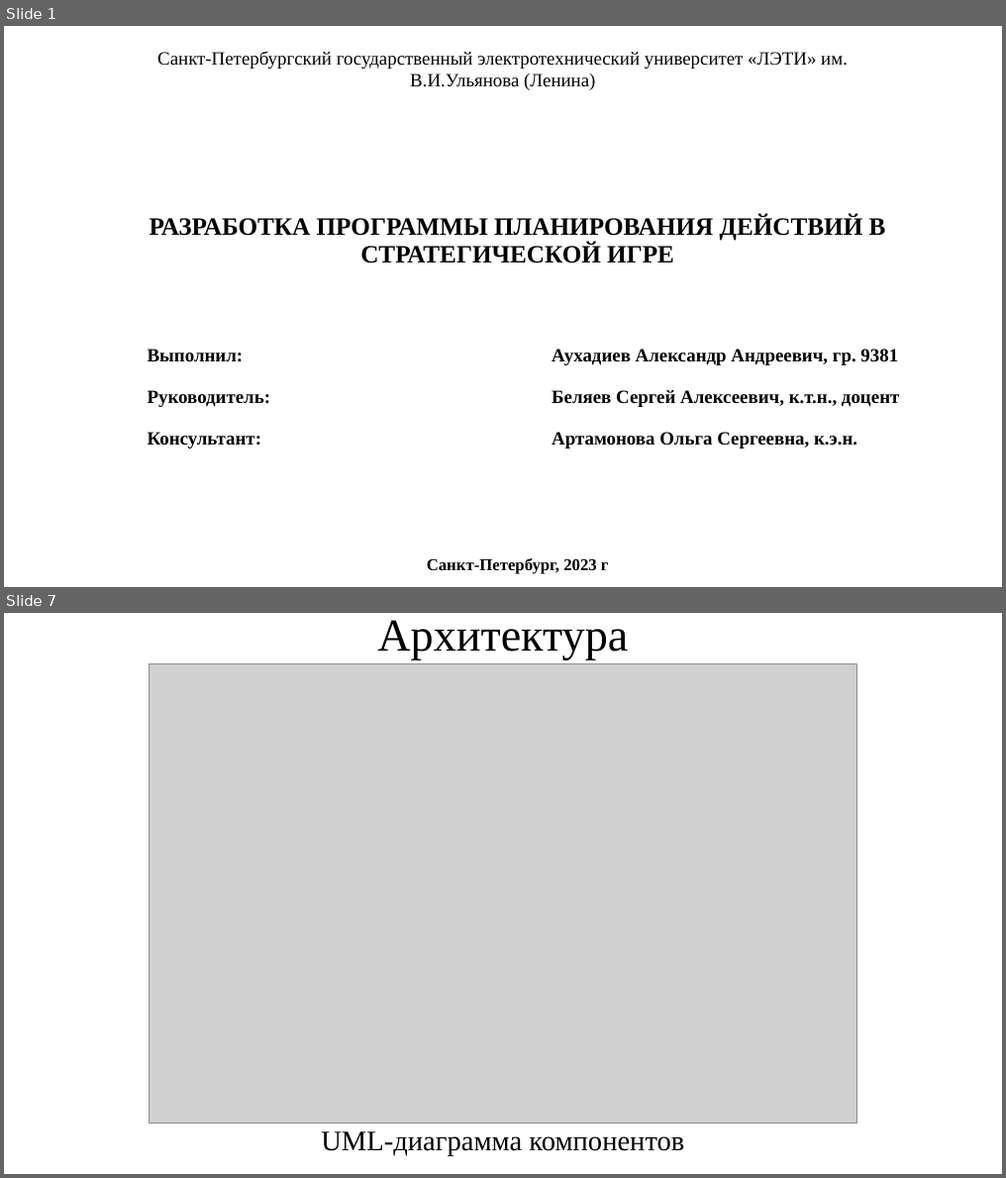
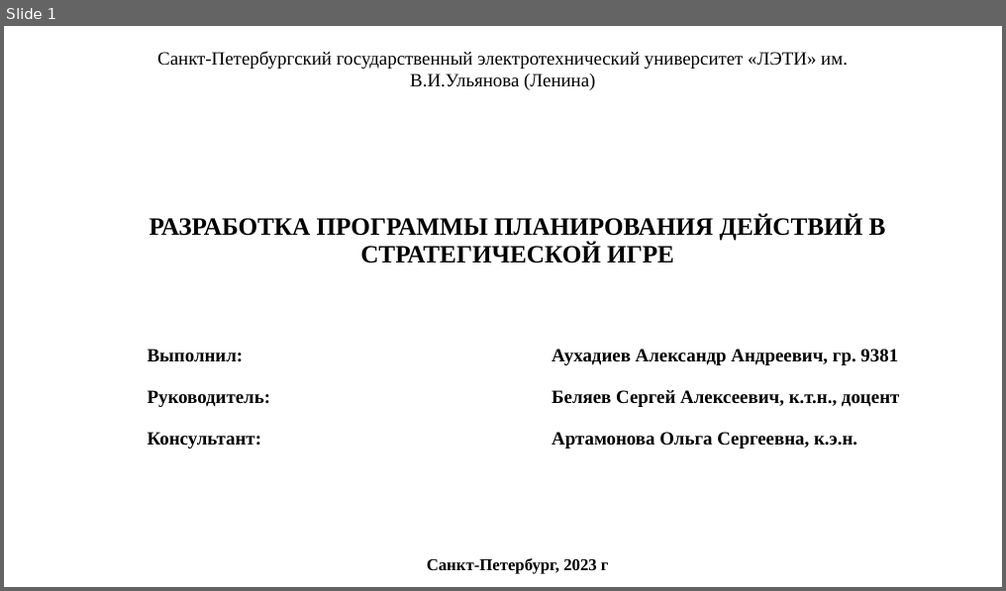
Before and after one commit to Auhadiev/StarCraftBotBTs, a slide deck: Диплом/2023ВКР938102АУХАДИЕВ.pptx. Shown one above the other, each under a label of ours: slides 1 and 7 before the commit, slide 1 after it; the slides between them are not shown. The pictures are 1006x1178 and 1006x591 pixels, drawn with LibreOffice and Linux fonts; fonts in the diff are those of the drawing; grey boxes stand for pictures. Boxes give left, top, right and bottom in pixels: in the first picture for what was removed or moved away, otherwise in the second. Text is boxed around its words. In the diff, an @@ line names an element or a change of style, - is before the commit and + after.

```diff
--- a/Диплом/2023ВКР938102АУХАДИЕВ.pptx
+++ b/Диплом/2023ВКР938102АУХАДИЕВ.pptx
@@ slide 7 removed at [4, 613, 1002, 1174], background #FFFFFF @@
@@ title removed at [377, 620, 628, 660] @@
-Архитектура
@@ picture removed at [150, 663, 856, 1123] @@
@@ text removed at [321, 1132, 684, 1157] @@
-UML-диаграмма компонентов
```
Also in this commit, not shown: 12 slides changed, 10 slides added, 3 other slides removed, 15 other files.
